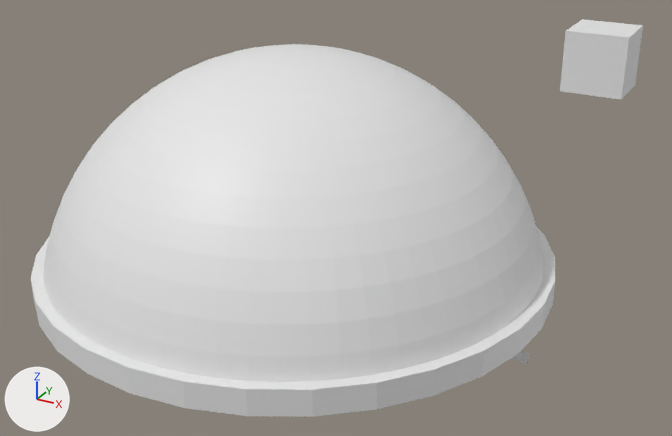
The Blender file blender/Titan1 Blockout/new_attempt/t1bo_apr26.blend, before and after one commit.
The view is the same before and after, from a camera (50 mm lens) standing at (28.6, -46.6, 24.6) and looking at (2.9, 0.1, 1.2). Arrows for +X, +Y and +Z are at lower left; the lights stay in place. The picture after the commit comes second.

The first picture shows '10 feet cube', 'CC_Hull', 'FoundationRing' and 1 more.
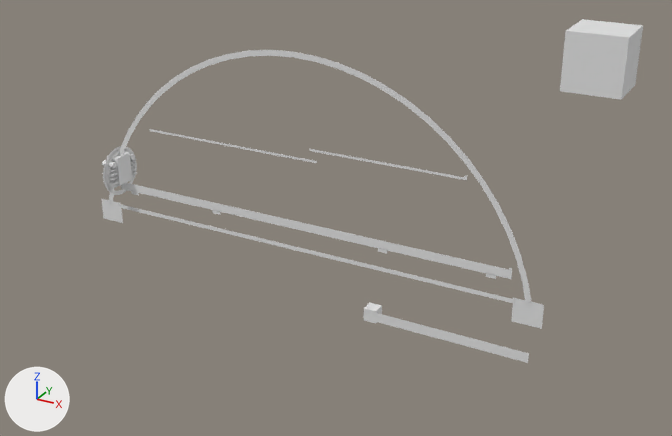
ob_sliceview is not drawn itself; it is used by a modifier of ob_foundationring, ob_cc_floor1_001, ob_cc_2ndfloor, ob_cc_floor1, ob_cc_floor1_ringbeams, ob_cc_foundationfloor, ob_cc_floor1_rim, ob_cc_floor2_rim.

Boxes (x1, y1, x2, y2) around the edits, measured in the pictures (672 x 436 px):
'CC_Hull', recoloured, modifiers changed (16% narrower, 24% shorter)
    before: (43, 44, 544, 382)
    after: (109, 50, 532, 306)
'FoundationRing', recoloured, modifiers changed
    before: (31, 228, 555, 417)
    after: (101, 199, 544, 329)
'CC_Floor1', recoloured
    both: (121, 183, 512, 279)
'CC_FoundationFloor', recoloured
    both: (120, 204, 515, 303)
'CC_TunnelEntrance', added
    after: (102, 146, 137, 195)
'CC_Floor2_Raised', recoloured
    both: (309, 149, 467, 180)
'CC_Floor2_Lowered', recoloured
    both: (150, 129, 317, 163)
'CC_Floor1_RingBeams', recoloured
    both: (131, 191, 496, 279)

What changed in the scene script:
```text
Add mat_material:
    mat_material = bpy.data.materials.new('Material')
    # nodes: BsdfPrincipled, BsdfTransparent, Math, MixShader, OutputMaterial, SeparateXYZ, TexCoord, Value
Change me_circle_007:
    where me_circle_007.from_pydata(...)  # 64 vertices, 32 faces; spans x -14.6..14.7, y -14.6..14.6, z -1.6..0.0
    add me_circle_007.materials.append(mat_material)
Change me_circle_012:
    where me_circle_012.from_pydata(...)  # 32 vertices, 1 face; spans x -0.97..0.97, y -0.97..0.97, z 0.0
    add me_circle_012.materials.append(mat_material)
Change me_circle_013:
    where me_circle_013.from_pydata(...)  # 128 vertices, 64 faces; spans x -0.91..0.91, y -0.91..0.91, z 0.0
    add me_circle_013.materials.append(mat_material)
Change me_circle_014:
    where me_circle_014.from_pydata(...)  # 32 vertices, 1 face; spans x -0.99..0.99, y -0.99..0.99, z 0.0
    add me_circle_014.materials.append(mat_material)
Change me_circle_018:
    where me_circle_018.from_pydata(...)  # 32 vertices, 1 face; spans x -0.76..0.76, y -0.76..0.76, z 0.0
    add me_circle_018.materials.append(mat_material)
Change me_circle_019:
    where me_circle_019.from_pydata(...)  # 32 vertices, 1 face; spans x -0.76..0.76, y -0.76..0.76, z 0.0
    add me_circle_019.materials.append(mat_material)
Change me_sphere_016:
    where me_sphere_016.from_pydata(...)  # 897 vertices, 896 faces; spans x -15.5..15.5, y -15.5..15.5, z 3.1..15.8
    add me_sphere_016.materials.append(mat_material)
Add col_cc_tunnelentrance:
    col_cc_tunnelentrance = bpy.data.collections.new('CC_TunnelEntrance')
    col_cc_tunnelentrance.objects.link(ob_tunnelhull)
    col_cc_tunnelentrance.objects.link(ob_floor)
    col_cc_tunnelentrance.objects.link(ob_doorway_cutouts)
    col_cc_tunnelentrance.objects.link(ob_doorway)
Change ob_sliceview:
    where _m = ob_sliceview.modifiers.new('Solidify', 'SOLIDIFY')
    _m.thickness: 10.0 -> 0.001
    add _m = ob_sliceview.modifiers.new('Boolean', 'BOOLEAN')
    add _m.operation = 'INTERSECT'
Add ob_sliceshader:
    ob_sliceshader = bpy.data.objects.new('SliceShader', None)
    ob_sliceshader.location = (0.0, 0.0, 0.0)
    ob_sliceshader.rotation_euler = (0.0, 0.0, 1.571)  # degrees (0, 0, 90)
Add ob_cc_tunnelentrance:
    ob_cc_tunnelentrance = bpy.data.objects.new('CC_TunnelEntrance', None)
    ob_cc_tunnelentrance.location = (-14.39, 0.0, 1.28)
    ob_cc_tunnelentrance.rotation_euler = (0.0, 0.0, 1.571)  # degrees (0, 0, 90)
    ob_cc_tunnelentrance.instance_type = 'COLLECTION'
    ob_cc_tunnelentrance.instance_collection = col_cc_tunnelentrance
Add ob_doorway:
    ob_doorway = bpy.data.objects.new('DoorWay', me_circle_025)  # 23 vertices, 1 face; spans x -1.57..1.57, y 0.0, z -0.87..1.57; modifiers SOLIDIFY, BOOLEAN, BOOLEAN
    ob_doorway.parent = ob_tunnelhull
    ob_doorway.location = (-60.56, 0.286, -4.371)
Add ob_doorway_cutouts:
    ob_doorway_cutouts = bpy.data.objects.new('DoorWay_Cutouts', me_plane_004.copy())  # the mesh of ob_doorway_cutouts; modifiers SOLIDIFY
    ob_doorway_cutouts.parent = ob_tunnelhull
    ob_doorway_cutouts.location = (-60.56, 0.0, -4.371)
Add ob_tunnelhull:
    ob_tunnelhull = bpy.data.objects.new('TunnelHull', me_circle_023.copy())  # the mesh of ob_tunnelhull; modifiers SOLIDIFY, BOOLEAN
    ob_tunnelhull.location = (0.0, -0.43, 0.0)
Add ob_floor:
    ob_floor = bpy.data.objects.new('Floor', me_plane_001.copy())  # the mesh of ob_floor; modifiers SOLIDIFY, BOOLEAN
    ob_floor.parent = ob_tunnelhull
    ob_floor.location = (-60.56, 0.0, -4.371)
```
